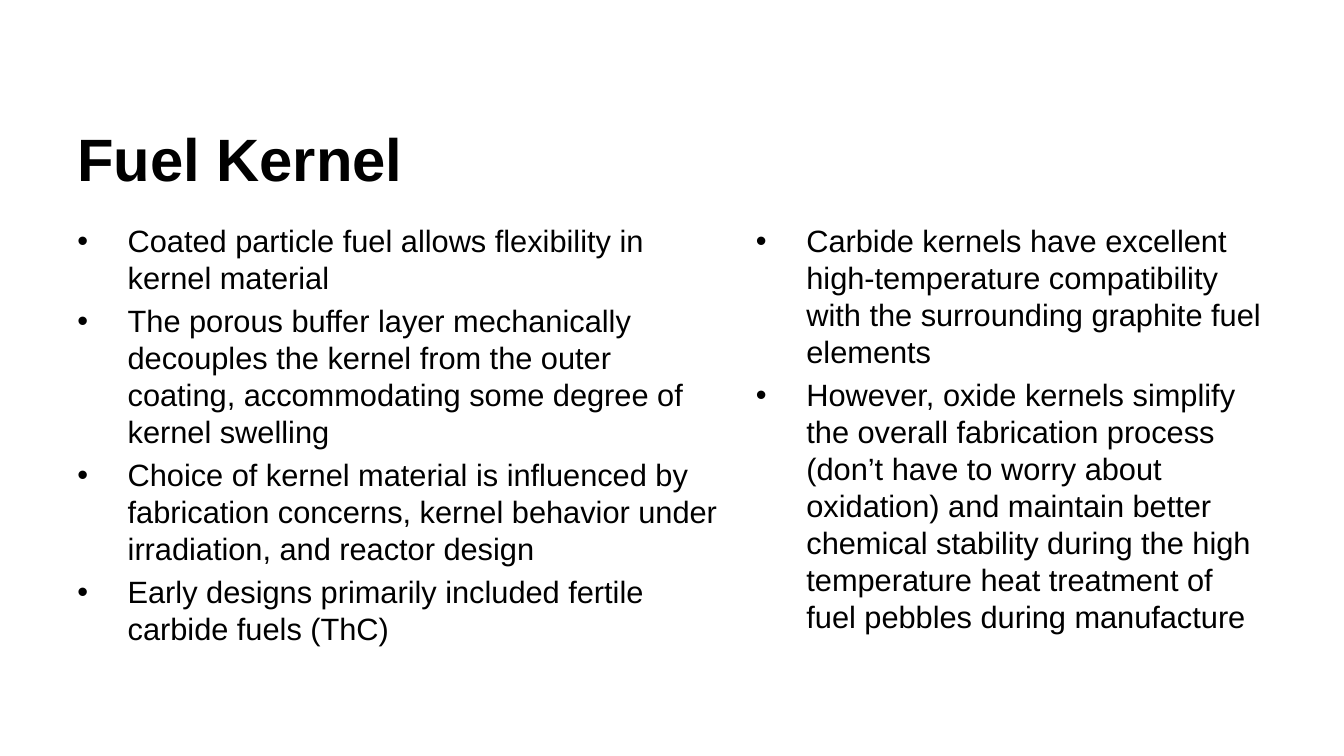
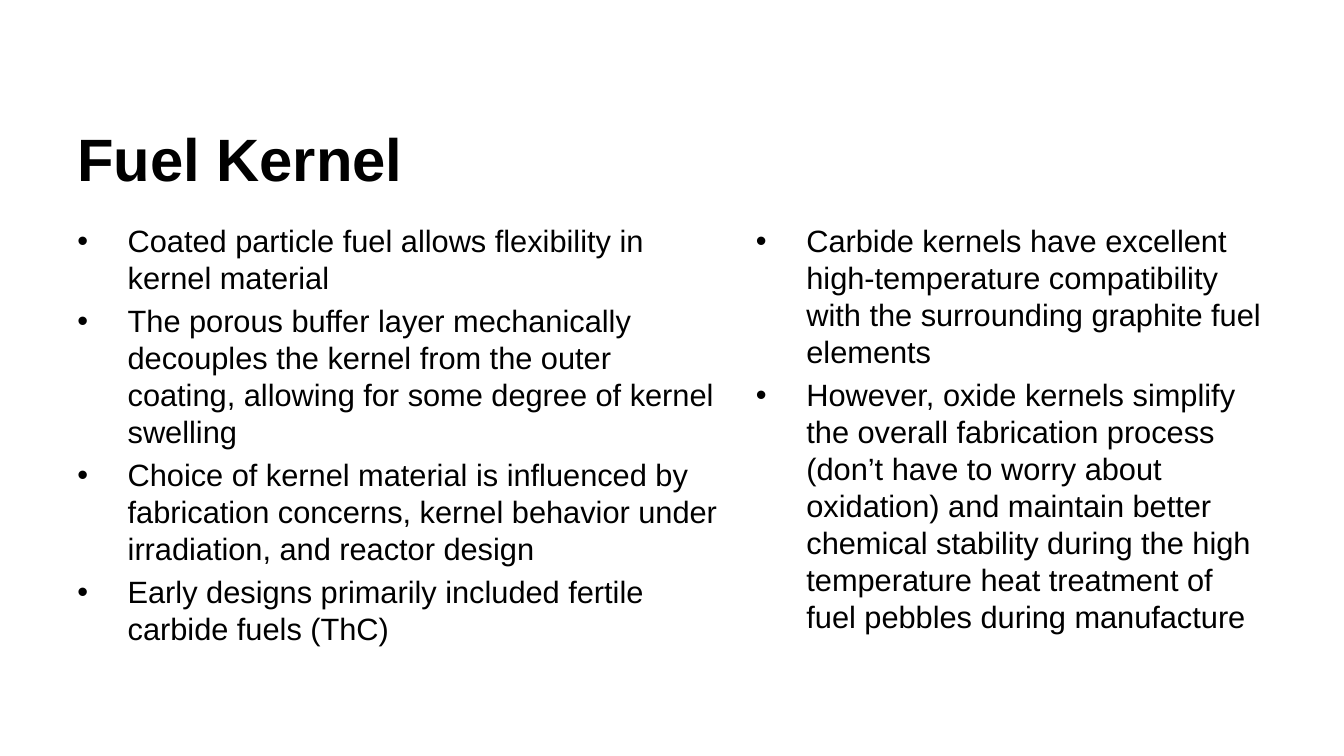
Before and after one commit to benbeeler/TEACHING, a slide deck: slide 11 of Advanced Reactor Materials/Fall2026/Lec3_TRISO.pptx. Drawn at 1344x756 pixels with LibreOffice and Linux fonts; fonts in the diff are those of the drawing; background and template pictures are left out. Boxes give left, top, right and bottom in pixels: in the first picture for what was removed or moved away, otherwise in the second. Text is boxed around its words. In the diff, an @@ line names an element or a change of style, - is before the commit and + after.

```diff
--- a/Advanced Reactor Materials/Fall2026/Lec3_TRISO.pptx
+++ b/Advanced Reactor Materials/Fall2026/Lec3_TRISO.pptx
@@ text at [128, 309, 714, 449]: text changed @@
-• The porous buffer layer mechanically decouples the kernel from the outer coating, accommodating some degree of kernel swelling
+• The porous buffer layer mechanically decouples the kernel from the outer coating, allowing for some degree of kernel swelling
```
Also in this commit, not shown: 3 other slides changed, 7 slides added, 4 other files.
